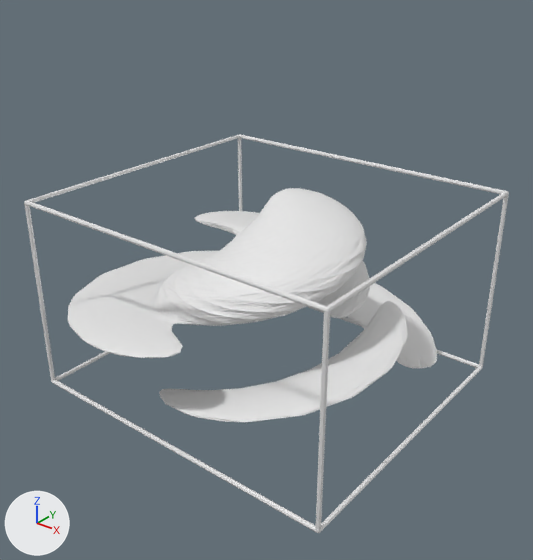
An edit to the OBJ model Assets/Models/Stomach/ventre_0016.obj, drawn before and after from the same camera.
The view is the same before and after, from a 50 mm lens placed at (92.4, -116.9, 84.8), pointed at (-1.4, 0.3, 12.1). The lights are fixed; the arrows at lower left show +X, +Y and +Z. Where no turn or scale is listed for an object, it has been applied to the vertices. Vertices at the same position are counted once.

The first picture shows 'ventre_0016'.
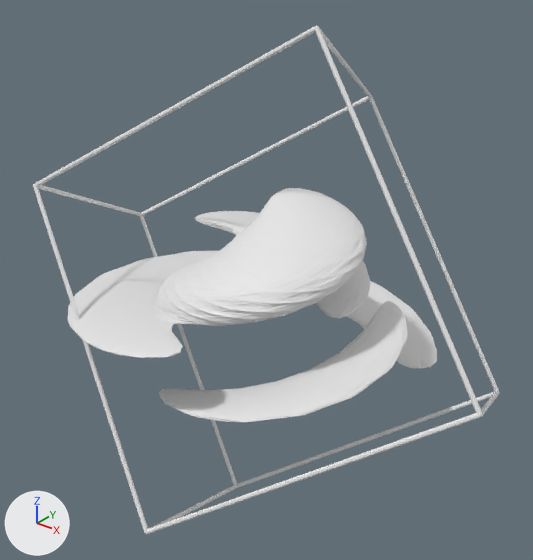
Location of each change, (x1, y1, x2, y2) in pixels of the pictures (533 x 560 px):
'ventre_0016', reshaped (27% taller): before (24, 134, 509, 533); after (33, 26, 500, 535)
part 1 of me_ventre_0016, deleted: before (24, 134, 509, 533)
part 2 of me_ventre_0016, added: after (33, 26, 500, 534)

What changed in the scene script:
```text
Change me_ventre_0016:
    used by ob_ventre_0016; location = (0.0, 0.0, 0.0)
    remove me_ventre_0016.from_pydata(...)  # 3714 vertices, 4664 faces; spans x -47.5..38.4, y -40.5..45.2, z -12.7..32.5
    add me_ventre_0016.from_pydata(...)  # 3906 vertices, 4664 faces; spans x -56.3..56.3, y -45.1..45.2, z -47.1..66.8
    me_ventre_0016 part 1: the loose piece of 208 vertices spanning x -38.4..38.4, y -34.6..34.6, z -12.7..32.5 is deleted
    me_ventre_0016 part 2
    126 vertices are added at x -56.3..56.3, y -45.0..45.0, z -47.0..66.8
    26 new vertices lie (49.0, -17.9, -57.9) away from vertices in x -56.2..7.2, y -27.0..44.9, z 11.0..66.7
    20 new vertices lie (52.1, 32.2, 34.2) away from vertices in x -56.1..3.9, y -44.9..12.8, z -46.9..32.5
    12 new vertices lie (10.4, -39.0, 20.9) away from vertices in x -56.1..45.7, y -5.8..44.8, z -46.9..45.9
    8 new vertices lie (52.1, 32.2, 34.1) away from vertices in x -45.6..4.0, y -45.0..-26.3, z -26.0..32.2
    96 new faces join them
```
